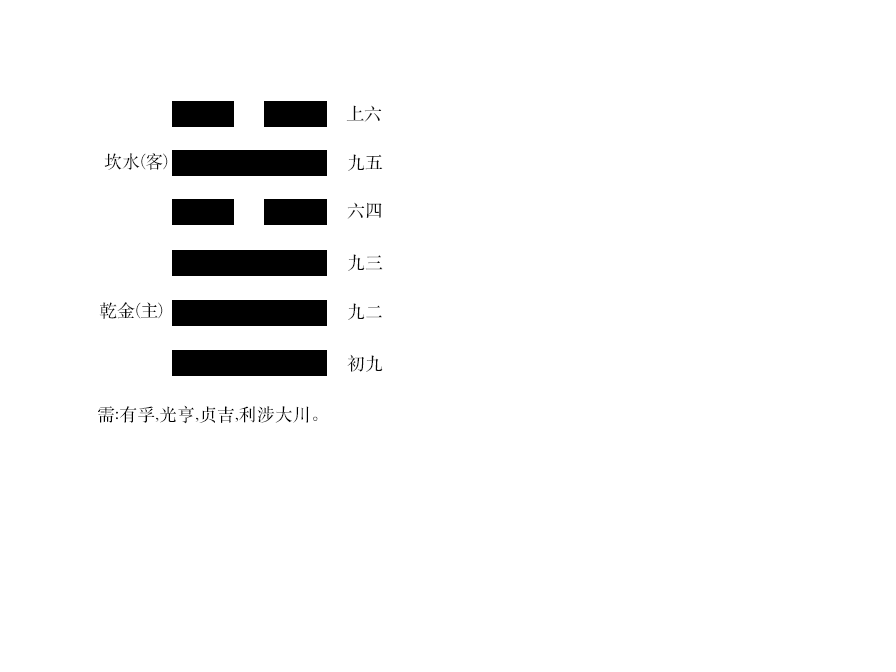
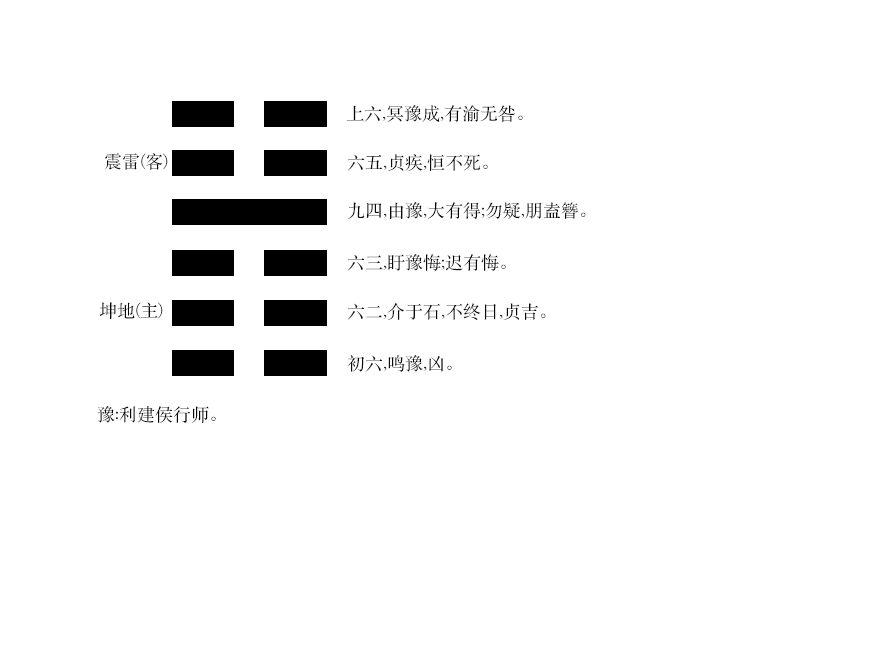
Before/after of a 896×672 layered artwork. What changed in the layer stack:
painted on "上六" over box(382, 105, 523, 123)
painted on "九五" over box(347, 154, 488, 171)
renamed "六四" to "九四,由豫,大有得;勿疑,朋盍簪。", painted on it over box(347, 202, 586, 220)
painted on "九三" over box(347, 254, 506, 271)
renamed "九二" to "六二,介于石,不终日,贞吉。", painted on it over box(347, 303, 546, 320)
painted on "初九" over box(365, 355, 452, 372)
renamed "坎水(客)" to "震雷(客)", painted on it over box(104, 153, 140, 170)
renamed "乾金(主)" to "坤地(主)", painted on it over box(99, 302, 135, 320)
painted on "卦辞" over box(97, 405, 318, 424)
showed "矩形 2 副本" over box(234, 150, 264, 176)
hid "矩形 2 副本 2" over box(234, 199, 264, 225)
showed "矩形 2 副本 3" over box(234, 250, 264, 276)
showed "矩形 2 副本 4" over box(234, 300, 264, 326)
showed "矩形 2 副本 5" over box(234, 350, 264, 376)
